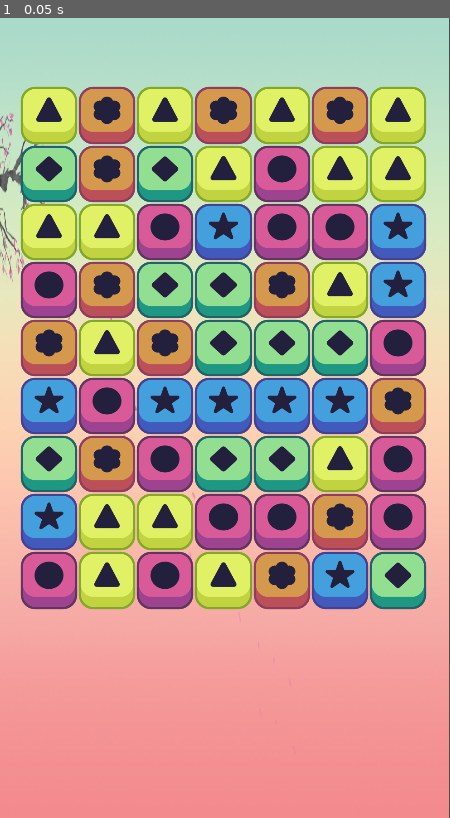
Above: before the commit, frame 1.
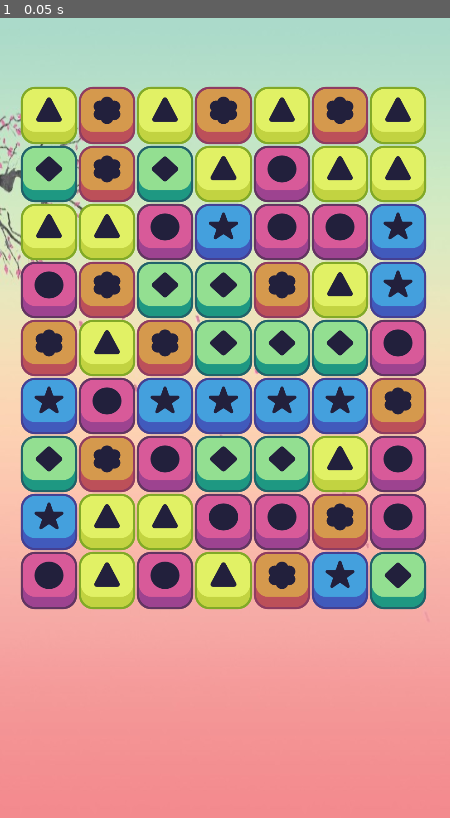
Above: after the commit, the same moment.

Repository: seanim0920/Connectris
Game: Godot game, scene res://viewport.tscn
Two runs of this game, one before a commit and one after it. Both use one fixed random seed, a clock stepped at 60 frames per second and the inputs below.
Inputs:
- Up to frame 1 (0.05 s): no input

The runs differ from the first frame. In frame 1, 0.7% of the frame differs, in the area x 0-100%, y 0-100%.

Commit message:
Made a global enum for tile types using this guide https://www.reddit.com/r/godot/comments/g9xszp/creating_a_global_enumconst_script_what_should_it/ extended the background to cover the whole viewport

Diff:
--- a/TilePrototype.gd
+++ b/TilePrototype.gd
@@ -1,7 +1,6 @@
 extends Node2D
 
-enum COLOR {blue, green, orange, yellow, pink}
-export (COLOR) var color;
+export (TileType.COLOR) var color;
 # Declare member variables here. Examples:
 # var a = 2
 # var b = "text"
--- a/TilePrototype.tscn
+++ b/TilePrototype.tscn
@@ -4,5 +4,6 @@
 
 [node name="Tile" type="Node2D"]
 script = ExtResource( 1 )
+color = null
 
 [node name="Sprite" type="Sprite" parent="."]
--- /dev/null
+++ b/TileType.gd
@@ -0,0 +1,4 @@
+class_name TileType
+extends Reference
+
+enum COLOR {blue, green, orange, yellow, pink}
--- a/project.godot
+++ b/project.godot
@@ -7,6 +7,16 @@
 ;   param=value ; assign values to parameters
 
 config_version=4
+
+_global_script_classes=[ {
+"base": "Reference",
+"class": "TileType",
+"language": "GDScript",
+"path": "res://TileType.gd"
+} ]
+_global_script_class_icons={
+"TileType": ""
+}
 
 [application]
 
--- a/viewport.tscn
+++ b/viewport.tscn
@@ -9,7 +9,6 @@
 margin_right = 718.0
 margin_bottom = 1280.0
 texture = ExtResource( 1 )
-expand = true
 stretch_mode = 1
 __meta__ = {
 "_edit_use_anchors_": false
